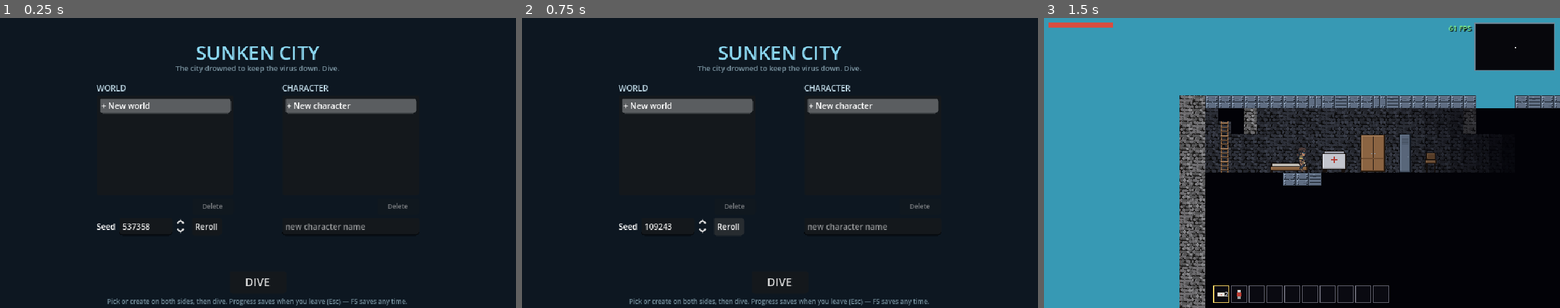
Above: before the commit, frames 1-3 (left to right).
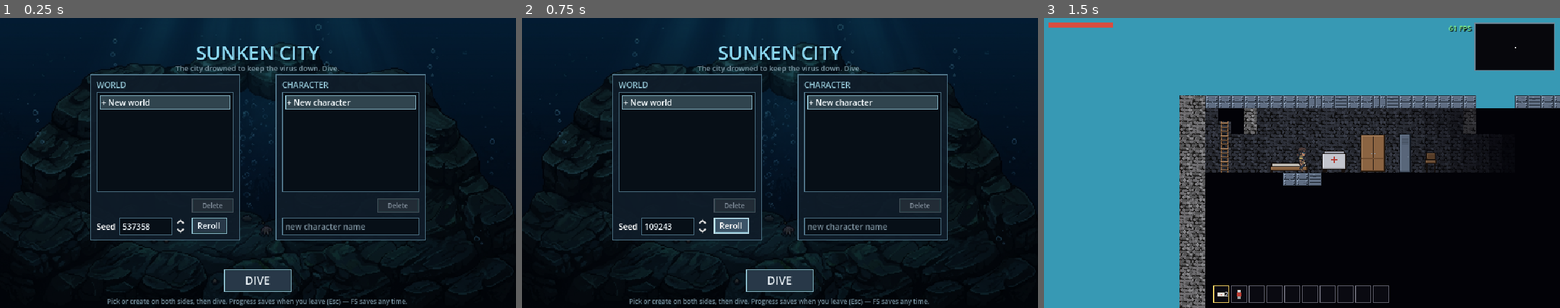
Above: after the commit, the same moments.

Repository: wilbur6689/SunkenCity
Game: Godot game, scene res://scenes/ui/title.tscn
The game is run twice, just before and just after one commit, with the same random seed, the same clock (stepped at 60 frames per second) and the same inputs. Sound files missing from this copy of the repository are replaced by a short silence.
Inputs:
- Up to frame 1 (0.25 s): no input
- Up to frame 2 (0.75 s): click "Reroll" at 0.5 s
- Up to frame 3 (1.5 s): click "DIVE" at 1.25 s

The runs differ from the first frame. In frame 1, 11% of the frame differs, in the area x 0-100%, y 0-100%; in frame 2, 11%; in frame 3, nothing differs.

Commit message:
Title screen readability: bordered panels, styled lists/inputs/buttons, underwater backdrop
- UITheme gains flat_panel / style_input / style_list (steel-blue borders,
  dark wells, bright selection bars) for full-screen menus
- Title: each picker side sits in a bordered column panel; lists, seed box,
  and name field get borders (focus brightens); Delete/Reroll/DIVE use the
  steel button set; menu_backdrop art dimmed behind it all; title text
  gets a drop shadow

Co-Authored-By: Claude Fable 5 <noreply@anthropic.com>
Claude-Session: https://claude.ai/code/session_01GxDZSizaHKPW71DMqToXjC

Diff:
--- a/scripts/ui/title.gd
+++ b/scripts/ui/title.gd
@@ -34,6 +34,16 @@
 	bg.color = Color(0.05, 0.09, 0.13)
 	bg.set_anchors_preset(Control.PRESET_FULL_RECT)
 	add_child(bg)
+	# The underwater rock art behind everything (same plate the character
+	# menu uses), dimmed so the panels stay readable.
+	var backdrop := TextureRect.new()
+	backdrop.texture = load("res://assets/backgrounds/menu_backdrop.png")
+	backdrop.set_anchors_preset(Control.PRESET_FULL_RECT)
+	backdrop.expand_mode = TextureRect.EXPAND_IGNORE_SIZE
+	backdrop.stretch_mode = TextureRect.STRETCH_KEEP_ASPECT_COVERED
+	backdrop.modulate = Color(0.24, 0.3, 0.36)
+	backdrop.mouse_filter = Control.MOUSE_FILTER_IGNORE
+	add_child(backdrop)
 
 	# Wide screens (expand stretch) widen the viewport past 640x360; the
 	# layout keeps its design coordinates inside this centred frame.
@@ -49,6 +59,9 @@
 	title.text = "SUNKEN CITY"
 	title.add_theme_font_size_override("font_size", 24)
 	title.add_theme_color_override("font_color", Color(0.55, 0.85, 0.95))
+	title.add_theme_color_override("font_shadow_color", Color(0.0, 0.05, 0.1, 0.85))
+	title.add_theme_constant_override("shadow_offset_x", 2)
+	title.add_theme_constant_override("shadow_offset_y", 2)
 	title.horizontal_alignment = HORIZONTAL_ALIGNMENT_CENTER
 	title.set_anchors_preset(Control.PRESET_TOP_WIDE)
 	title.offset_top = 26
@@ -83,11 +96,14 @@
 	seed_spin.position = Vector2(148, 248)
 	seed_spin.custom_minimum_size = Vector2(84, 0)
 	seed_spin.get_line_edit().add_theme_font_size_override("font_size", FONT)
+	UITheme.style_input(seed_spin.get_line_edit())
 	frame.add_child(seed_spin)
 	var rand_btn := Button.new()
 	rand_btn.text = "Reroll"
+	UITheme.style_button(rand_btn)
 	rand_btn.add_theme_font_size_override("font_size", FONT)
 	rand_btn.position = Vector2(238, 248)
+	rand_btn.custom_minimum_size = Vector2(44, 18)
 	rand_btn.pressed.connect(func(): seed_spin.value = randi_range(1, 999999))
 	frame.add_child(rand_btn)
 
@@ -95,6 +111,7 @@
 	name_edit = LineEdit.new()
 	name_edit.placeholder_text = "new character name"
 	name_edit.add_theme_font_size_override("font_size", FONT)
+	UITheme.style_input(name_edit)
 	name_edit.position = Vector2(350, 248)
 	name_edit.custom_minimum_size = Vector2(170, 0)
 	frame.add_child(name_edit)
@@ -110,34 +127,44 @@
 
 	var play := Button.new()
 	play.text = "DIVE"
+	UITheme.style_button(play)
 	play.add_theme_font_size_override("font_size", 14)
 	play.set_anchors_preset(Control.PRESET_CENTER_BOTTOM)
-	play.position = Vector2(-35, -46)
-	play.custom_minimum_size = Vector2(70, 26)
+	play.position = Vector2(-42, -48)
+	play.custom_minimum_size = Vector2(84, 28)
 	play.pressed.connect(_play)
 	frame.add_child(play)
 
 	_refresh_lists()
 
 func _picker_panel(x: float, label_text: String) -> ItemList:
+	# A bordered column panel groups each side: header, list, delete, and
+	# the new-world/new-character row all read as one unit.
+	var panel := PanelContainer.new()
+	panel.add_theme_stylebox_override("panel", UITheme.flat_panel())
+	panel.position = Vector2(x - 8, 70)
+	panel.custom_minimum_size = Vector2(186, 206)
+	panel.mouse_filter = Control.MOUSE_FILTER_IGNORE
+	frame.add_child(panel)
 	var label := Label.new()
 	label.text = label_text
 	label.add_theme_font_size_override("font_size", FONT)
-	label.add_theme_color_override("font_color", Color(0.75, 0.85, 0.9))
-	label.position = Vector2(x, 80)
+	label.add_theme_color_override("font_color", Color(0.56, 0.75, 0.81))
+	label.position = Vector2(x, 76)
 	frame.add_child(label)
 	var list := ItemList.new()
-	list.position = Vector2(x, 96)
+	list.position = Vector2(x, 92)
 	list.custom_minimum_size = Vector2(170, 124)
 	list.size = Vector2(170, 124)
 	list.add_theme_font_size_override("font_size", FONT)
+	UITheme.style_list(list)
 	frame.add_child(list)
 	return list
 
 func _delete_button(x: float, which: String) -> Button:
 	var b := Button.new()
 	b.text = "Delete"
-	b.add_theme_font_size_override("font_size", 8)
+	UITheme.style_button(b)
 	b.position = Vector2(x, 224)
 	b.custom_minimum_size = Vector2(52, 16)
 	b.pressed.connect(_delete_pressed.bind(which))
--- a/scripts/ui/ui_theme.gd
+++ b/scripts/ui/ui_theme.gd
@@ -84,6 +84,53 @@
 	b.add_theme_color_override("font_disabled_color", Color(0.5, 0.55, 0.6))
 	b.focus_mode = Control.FOCUS_NONE
 
+## Flat panel with a visible steel-blue border — for full-screen menus
+## (title) where the textured panels would fight the backdrop.
+static func flat_panel(bg: Color = Color(0.06, 0.11, 0.16, 0.92)) -> StyleBoxFlat:
+	var sb := StyleBoxFlat.new()
+	sb.bg_color = bg
+	sb.border_color = Color(0.32, 0.47, 0.55)
+	sb.set_border_width_all(1)
+	sb.set_content_margin_all(6)
+	return sb
+
+## Bordered text input: dark well, border brightens with focus.
+static func style_input(e: LineEdit) -> void:
+	var norm := StyleBoxFlat.new()
+	norm.bg_color = Color(0.03, 0.06, 0.09)
+	norm.border_color = Color(0.32, 0.47, 0.55)
+	norm.set_border_width_all(1)
+	norm.set_content_margin_all(4)
+	var foc: StyleBoxFlat = norm.duplicate()
+	foc.border_color = Color(0.56, 0.75, 0.81)
+	e.add_theme_stylebox_override("normal", norm)
+	e.add_theme_stylebox_override("focus", foc)
+	e.add_theme_color_override("font_color", Color(0.9, 0.93, 0.95))
+	e.add_theme_color_override("font_placeholder_color", Color(0.45, 0.53, 0.58))
+
+## Bordered ItemList (title pickers): dark well, steel-blue selection bar,
+## soft hover, no focus rectangle.
+static func style_list(l: ItemList) -> void:
+	var panel := StyleBoxFlat.new()
+	panel.bg_color = Color(0.03, 0.06, 0.09)
+	panel.border_color = Color(0.32, 0.47, 0.55)
+	panel.set_border_width_all(1)
+	panel.set_content_margin_all(4)
+	l.add_theme_stylebox_override("panel", panel)
+	var sel := StyleBoxFlat.new()
+	sel.bg_color = Color(0.56, 0.75, 0.81, 0.3)
+	sel.border_color = Color(0.56, 0.75, 0.81)
+	sel.set_border_width_all(1)
+	l.add_theme_stylebox_override("selected", sel)
+	l.add_theme_stylebox_override("selected_focus", sel)
+	var hov := StyleBoxFlat.new()
+	hov.bg_color = Color(1, 1, 1, 0.07)
+	l.add_theme_stylebox_override("hovered", hov)
+	l.add_theme_stylebox_override("focus", empty())
+	l.add_theme_color_override("font_color", Color(0.85, 0.89, 0.92))
+	l.add_theme_color_override("font_hovered_color", Color(0.95, 0.97, 1.0))
+	l.add_theme_color_override("font_selected_color", Color(0.97, 0.99, 1.0))
+
 static func label(text: String, size: int = FONT_SIZE, color: Color = Color(0.9, 0.93, 0.95)) -> Label:
 	var l := Label.new()
 	l.text = text
